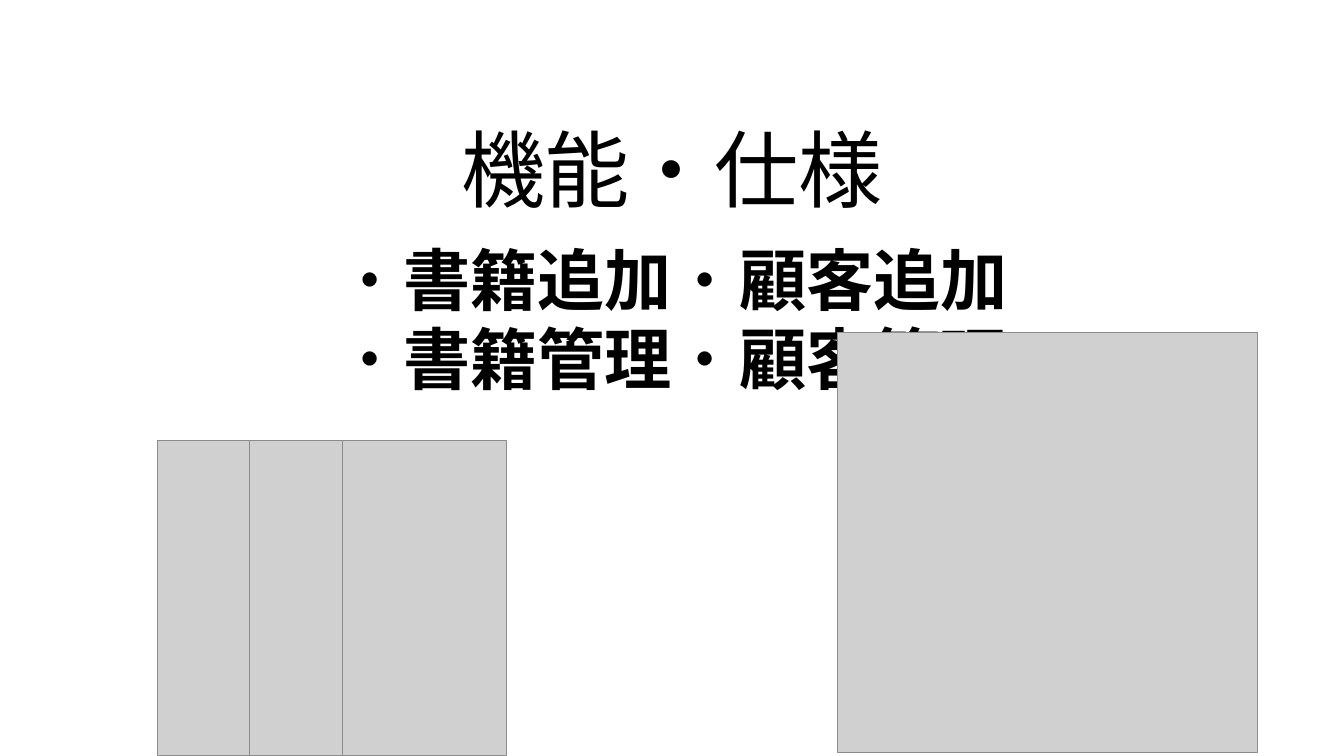
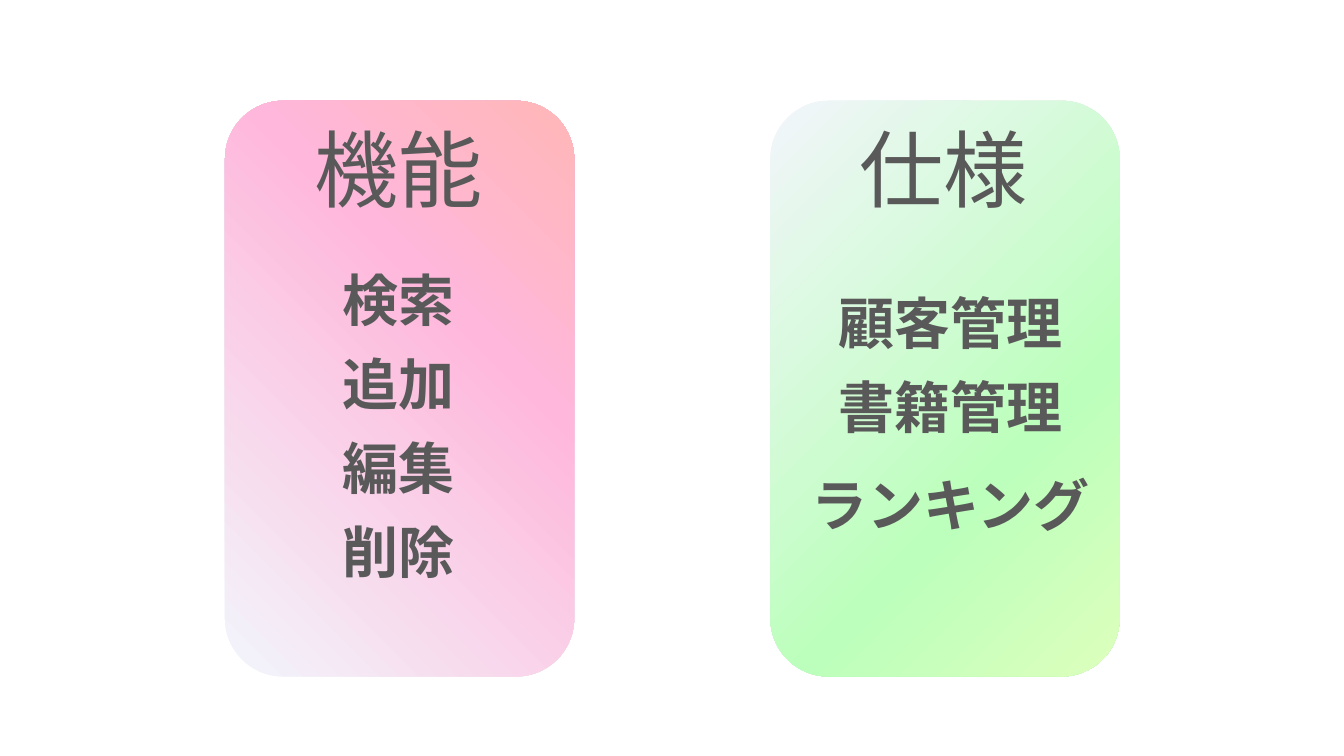
Before and after one commit to ivy239007/PG-, a slide deck: slide 5 of プレゼン資料.pptx. Drawn at 1344x756 pixels with LibreOffice and Linux fonts; fonts in the diff are those of the drawing; grey boxes stand for pictures; background and template pictures are left out. Boxes give left, top, right and bottom in pixels: in the first picture for what was removed or moved away, otherwise in the second. Text is boxed around its words. In the diff, an @@ line names an element or a change of style, - is before the commit and + after.

```diff
--- a/プレゼン資料.pptx
+++ b/プレゼン資料.pptx
@@ rounded rectangle added at [225, 101, 574, 677], fill gradient #F2F5FB to #FFB7DB to #FFB7B7 @@
@@ rounded rectangle added at [770, 101, 1119, 677], fill gradient #F2F5FB to #BCFFBC to #DDFFBC @@
@@ title at [315, 130, 483, 208]: text changed; text colour #000000 to #595959 @@
-機能・仕様
+機能
@@ text added at [859, 130, 1027, 208], 60 pt, text #595959 @@
+仕様
@@ text added at [343, 273, 455, 578], 40 pt, text #595959, bold @@
+検索
+追加
+編集
+削除
@@ subtitle at [812, 296, 1090, 531]: text changed; size 48 to 40 pt; text colour #000000 to #595959 @@
-・書籍追加・顧客追加
-・書籍管理・顧客管理
+顧客管理
+書籍管理
+ランキング
@@ picture removed at [838, 333, 1258, 753] @@
@@ picture removed at [157, 442, 321, 756] @@
@@ picture removed at [250, 442, 413, 756] @@
@@ picture removed at [343, 442, 506, 756] @@
```
Also in this commit, not shown: 9 other slides changed.
